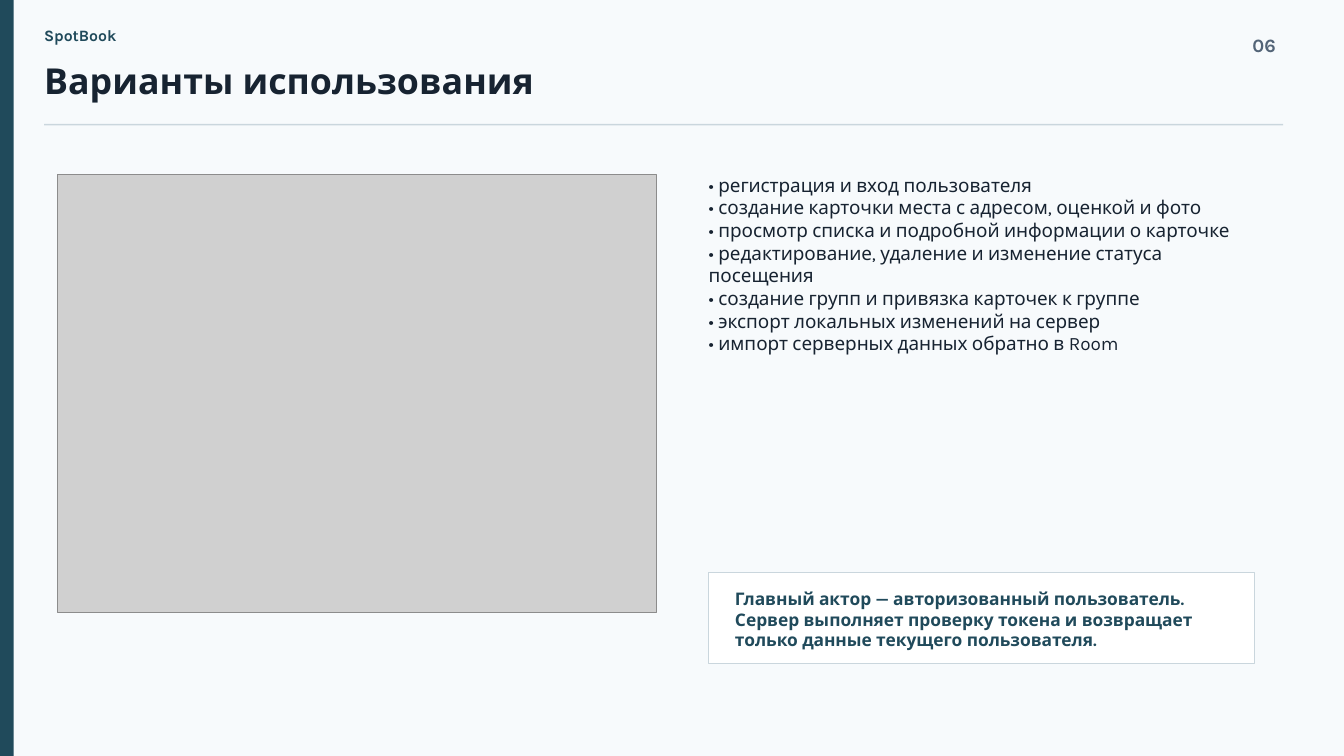
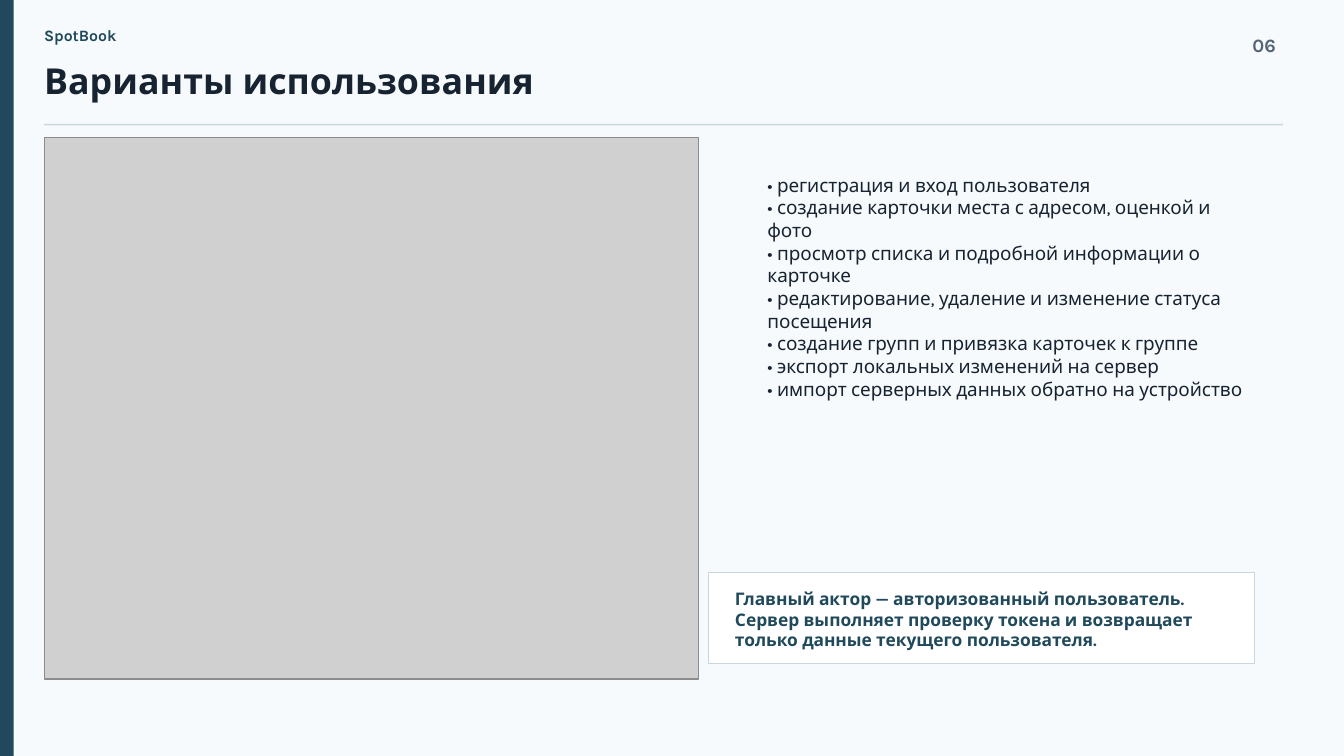
Before and after one commit to ArimanAvari/spotbook-presentation, a slide deck: slide 6 of SpotBook_Презентация_на_защиту_Финальная.pptx. Drawn at 1344x756 pixels with LibreOffice and Linux fonts; fonts in the diff are those of the drawing; grey boxes stand for pictures. Boxes give left, top, right and bottom in pixels: in the first picture for what was removed or moved away, otherwise in the second. Text is boxed around its words. In the diff, an @@ line names an element or a change of style, - is before the commit and + after.

```diff
--- a/SpotBook_Презентация_на_защиту_Финальная.pptx
+++ b/SpotBook_Презентация_на_защиту_Финальная.pptx
@@ picture: place and size @@
-picture at <box>57,174,656,613</box>
+picture at <box>44,138,700,680</box>
@@ text "• регистрация и вход пользователя": place and size @@
-text "• регистрация и вход пользователя" at <box>709,181,1230,355</box>
+text "• регистрация и вход пользователя" at <box>767,181,1242,401</box>
@@ text at <box>777,381,1242,401</box>: text changed @@
-• импорт серверных данных обратно в Room
+• импорт серверных данных обратно на устройство
```
Also in this commit, not shown: 3 other slides changed, 1 slide removed.
